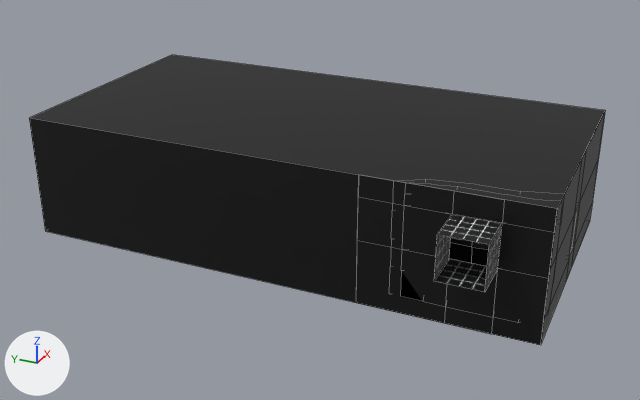
Renders of the Blender file Assets/World/C6L1/raw/C6L1.blend from each side of a commit.
The view is the same before and after, from a 50 mm camera at (-299.0, -34.0, 151.0) aimed at (-18.0, 92.0, 11.0). Every picture has the same lights, and +X, +Y and +Z are marked at lower left. Mesh edges are drawn as thin lines.

The older version as bpy lines, for what is in view:
```python
me_plane_001 = bpy.data.meshes.new('Plane.001')
me_plane_001.from_pydata(...)  # 36 vertices, 24 faces; spans x 0.0..10.5, y -24.0..24.0, z -18.0..24.0
me_plane_001.materials.append(mat_grid)
me_plane_002 = bpy.data.meshes.new('Plane.002')
me_plane_002.from_pydata(...)  # 42 vertices, 21 faces; spans x -50.0..50.0, y 0.0..200.0, z -10.0..38.0
me_plane_002.materials.append(mat_grid)
me_plane_004 = bpy.data.meshes.new('Plane.004')
me_plane_004.from_pydata(...)  # 8 vertices, 4 faces; spans x -16.0..0.0, y 0.0..16.0, z 0.0..16.0
me_plane_004.materials.append(mat_grid)
me_plane_006 = bpy.data.meshes.new('Plane.006')
me_plane_006.from_pydata(...)  # 25 vertices, 16 faces; spans x 0.0..11.8, y -24.0..28.0, z -18.0..24.0
me_plane_006.materials.append(mat_grid)
ob_room1_bg = bpy.data.objects.new('Room1_Bg', me_plane_002)
ob_room1_bg.location = (0.0, 0.0, 0.0)
ob_room1_bg_popout = bpy.data.objects.new('Room1_Bg_popout', me_plane_001)
ob_room1_bg_popout.location = (-50.0, 24.0, 14.5)
ob_room1_exit = bpy.data.objects.new('Room1_Exit', me_plane_004)
ob_room1_exit.location = (-50.0, 16.0, 14.5)
ob_room1_exitcover = bpy.data.objects.new('Room1_ExitCover', me_plane_006)
ob_room1_exitcover.location = (-50.0, 24.0, 14.5)
```
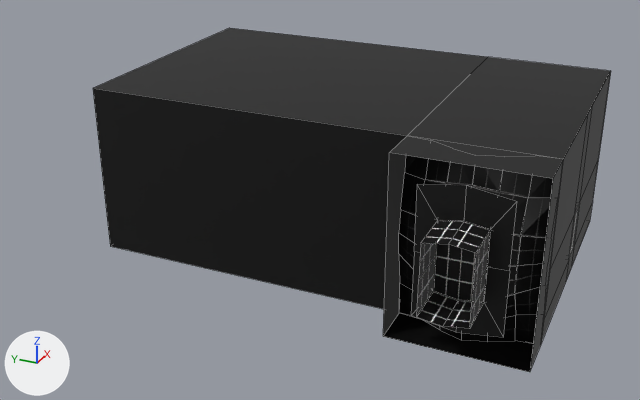
Changed parts and their boxes (x1, y1, x2, y2) in the pictures (640 x 400 px):
```json
{"object": "Room1_Bg", "change": "reshaped", "before": [29, 55, 605, 345], "after": [93, 28, 611, 372], "on screen": "10% narrower, 19% taller"}
{"object": "Room1_ExitTunnel", "change": "added", "after": [411, 184, 517, 337]}
{"object": "Room1_Bg_popout", "change": "reshaped, moved", "before": [400, 272, 421, 300], "after": [399, 155, 553, 344]}
{"object": "Room1_Exit", "change": "deleted", "before": [434, 214, 502, 292]}
{"object": "Room1_Bg_popout_Cover", "change": "added", "after": [433, 243, 476, 301]}
{"object": "Room1_ExitCover", "change": "deleted", "before": [449, 238, 489, 266]}
{"part": 1, "of": "me_plane_002", "change": "deleted", "before": [356, 175, 557, 345], "on screen": "black"}
{"part": 2, "of": "me_plane_002", "change": "built on", "before": [29, 55, 605, 343], "after": [93, 28, 611, 372]}
```

Edits to the scene script, one JSON object a line:
```json
{"block": "me_plane_002", "where": "# used by ob_room1_bg; location = (0.0, 0.0, 0.0)"}
{"op": "remove", "block": "me_plane_002", "code": "me_plane_002.from_pydata(...)  # 42 vertices, 21 faces; spans x -50.0..50.0, y 0.0..200.0, z -10.0..38.0"}
{"op": "add", "block": "me_plane_002", "code": "me_plane_002.from_pydata(...)  # 32 vertices, 20 faces; spans x -66.0..50.0, y 0.0..168.0, z -10.0..54.0"}
{"block": "me_plane_002", "change": "me_plane_002 part 1: the loose piece of 16 vertices spanning x -50.0, y 0.0..64.0, z -10.0..38.0 is deleted"}
{"block": "me_plane_002", "change": "me_plane_002 part 2"}
{"block": "me_plane_002", "change": "8 vertices are removed from x -50.0..50.0, y 0.0..200.0, z -10.0..38.0"}
{"block": "me_plane_002", "change": "6 faces are deleted"}
{"block": "me_plane_002", "change": "4 vertices in x -50.0..50.0, y 0.0, z 38.0 move by (0.0, 0.0, 16.0)"}
{"block": "me_plane_002", "change": "6 vertices are added at (50.0, 168.0, -10.0), (-50.0, 168.0, -10.0), (50.0, 48.0, -10.0), (-50.0, 48.0, -10.0), (-66.0, 0.0, -10.0), (-66.0, 48.0, -10.0)"}
{"block": "me_plane_002", "change": "8 new vertices lie (0.0, 0.0, 64.0) away from vertices in x -66.0..50.0, y 0.0..168.0, z -10.0"}
{"block": "me_plane_002", "change": "13 new faces join them"}
{"block": "me_plane_001", "where": "# used by ob_room1_bg_popout; location = (-50.0, 24.0, 14.5)"}
{"op": "remove", "block": "me_plane_001", "code": "me_plane_001.from_pydata(...)  # 36 vertices, 24 faces; spans x 0.0..10.5, y -24.0..24.0, z -18.0..24.0"}
{"op": "add", "block": "me_plane_001", "code": "me_plane_001.from_pydata(...)  # 48 vertices, 32 faces; spans x -16.0..0.0, y -24.0..24.0, z 0.0..64.5"}
{"block": "me_plane_001", "change": "me_plane_001 part 3"}
{"block": "me_plane_001", "change": "35 vertices are removed from x 0.0..10.5, y -24.0..24.0, z -18.0..24.0"}
{"block": "me_plane_001", "change": "24 faces are deleted"}
{"block": "me_plane_001", "change": "47 vertices are added at x -16.0..0.0, y -24.0..24.0, z 0.0..64.5"}
{"block": "me_plane_001", "change": "32 new faces join them"}
{"op": "add", "block": "me_plane_008", "code": ["me_plane_008 = bpy.data.meshes.new('Plane.008')", "me_plane_008.from_pydata(...)  # 8 vertices, 1 face; spans x -16.0, y -8.0..8.0, z 19.6..46.6", "me_plane_008.materials.append(mat_grid)"]}
{"op": "add", "block": "me_plane_006_1", "code": ["me_plane_006_1 = bpy.data.meshes.new('Plane.006')", "me_plane_006_1.from_pydata(...)  # 24 vertices, 16 faces; spans x -32.0..-16.0, y -14.9..14.9, z 8.0..58.2", "me_plane_006_1.materials.append(mat_grid)"]}
{"op": "set", "path": "ob_room1_bg_popout.location", "old": "(-50.0, 24.0, 14.5)", "new": "(-50.0, 24.0, -10.0)"}
{"op": "remove", "block": "ob_room1_exit", "code": ["ob_room1_exit = bpy.data.objects.new('Room1_Exit', me_plane_004)", "ob_room1_exit.location = (-50.0, 16.0, 14.5)"]}
{"op": "remove", "block": "ob_room1_exitcover", "code": ["ob_room1_exitcover = bpy.data.objects.new('Room1_ExitCover', me_plane_006)", "ob_room1_exitcover.location = (-50.0, 24.0, 14.5)"]}
{"op": "add", "block": "ob_room1_bg_popout_cover", "code": ["ob_room1_bg_popout_cover = bpy.data.objects.new('Room1_Bg_popout_Cover', me_plane_008)", "ob_room1_bg_popout_cover.location = (-50.0, 24.0, -10.0)"]}
{"op": "add", "block": "ob_room1_exittunnel", "code": ["ob_room1_exittunnel = bpy.data.objects.new('Room1_ExitTunnel', me_plane_006_1)", "ob_room1_exittunnel.location = (-50.0, 24.0, -10.0)"]}
```
